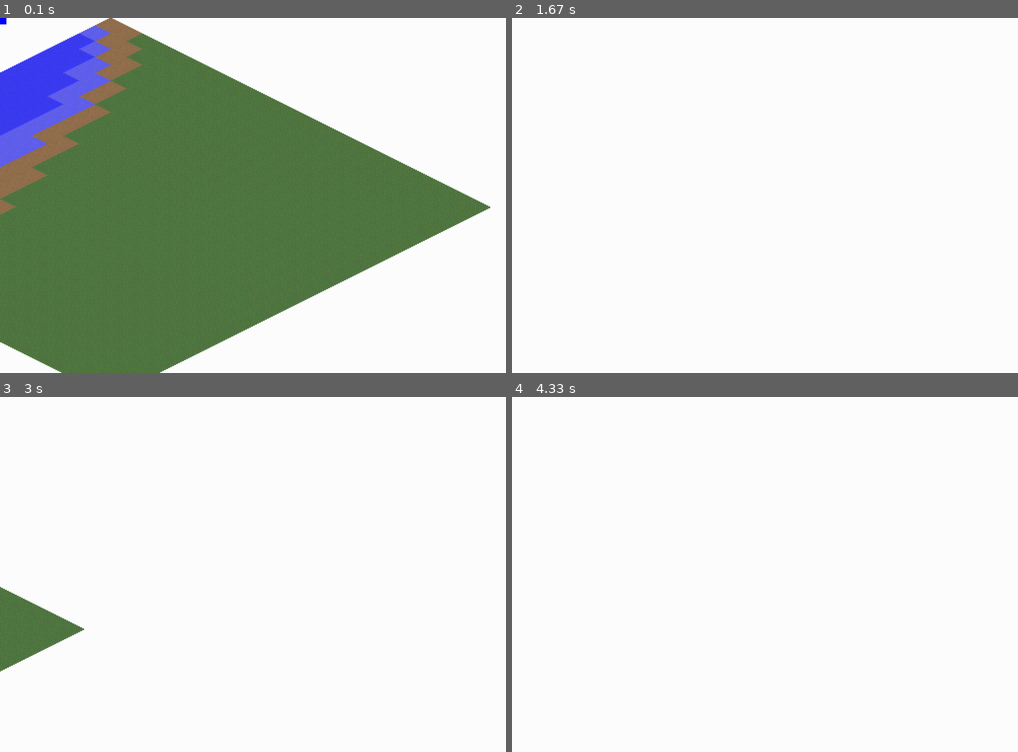
Above: before the commit, frames 1-4 (two rows, left to right).
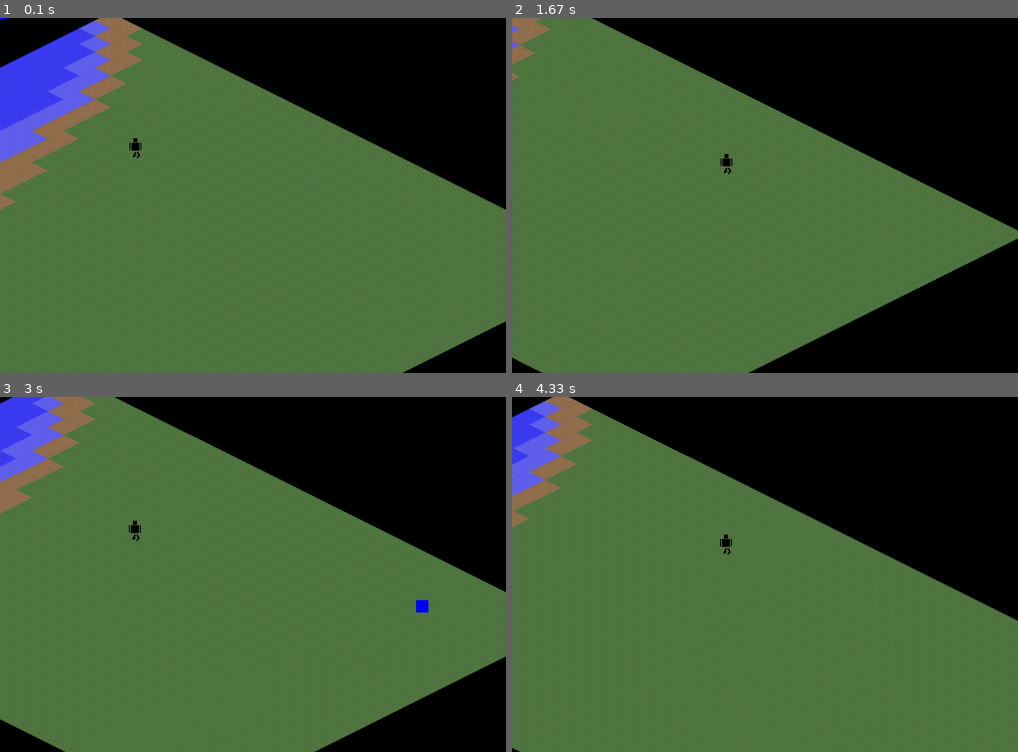
Above: after the commit, the same moments.

Repository: gurb/strategy-rpg-game-with-pygame
Game: pygame game, started from main.py
Same seed, same stepped clock (60 frames per second), same inputs: the game is played once before the commit and once after it.
Inputs:
- Up to frame 1 (0.1 s): no input
- Up to frame 2 (1.67 s): hold D 0.33-0.8 s; hold W 0.83-1.13 s; hold D 1.17-1.63 s
- Up to frame 3 (3 s): hold A 1.67-2.2 s; tap B at 2.23 s; hold S 2.57-2.87 s; hold A from 2.9 s (still down)
- Up to frame 4 (4.33 s): release A at 3.3 s; hold W 3.33-3.7 s; hold B from 3.73 s (still down); hold D from 3.73 s (still down)

The runs differ from the first frame. In frame 1, 43% of the frame differs, in the area x 0-100%, y 0-100%; in frame 2, 100%; in frame 3, 98%; in frame 4, 100%.

Commit message:
added building system

Diff:
--- /dev/null
+++ b/scripts/building.py
@@ -0,0 +1,46 @@
+import pygame
+import os
+
+class Build(pygame.sprite.Sprite):
+    def __init__(self, builds_group, pos):
+        self.groups = builds_group
+        pygame.sprite.Sprite.__init__(self, self.groups)
+        self.pos = pos
+        self.type = 0 # house as default
+        self.rect = pygame.Rect(self.pos[0], self.pos[1], 32, 32)
+
+class Building:
+    def __init__(self, app):
+        self.app = app
+        self.buildings = {
+            0 : {
+                "type"      : "house",
+                "counter"   : 0,
+                "image"     : pygame.image.load(os.path.join(os.path.dirname(__file__), 'graphics','house.png')),
+                "size"      : 4
+            }
+        }
+        self.active = False
+         # default
+
+    def update(self):
+        if self.active:
+            self.build()
+
+    def build(self):
+        pos = pygame.mouse.get_pos()
+        buttons = pygame.mouse.get_pressed()
+        print(buttons)
+        # Check if the rect collided with the mouse pos
+        # and if the left mouse button was pressed.
+        if buttons[0]:
+            Mouse = pygame.mouse.get_pos()
+            print("olustu")
+            Build(self.app.builds_group, Mouse)
+
+    def draw(self):
+        for sprite in self.app.builds_group:
+            self.app.display.blit(
+                self.buildings[sprite.type]["image"],
+                (sprite.pos[0], sprite.pos[1])
+            )
--- a/scripts/graphics/texture.py
+++ b/scripts/graphics/texture.py
@@ -72,3 +72,54 @@
         return (iso_pixel, surf_rect)
     else:
         return iso_pixel
+
+
+def generate_tex(texture=None, color_m=None, pixels_len=16, pixel_size=4, is_rect=False, smooth_val = 125, pos = (0,0), obj_array=None, alpha=False):
+    if alpha:
+        surf = pygame.Surface([pixels_len, pixels_len])
+        surf.fill((255,255,255))
+    else:
+        surf = pygame.Surface([pixels_len, pixels_len])
+    pixel_array = pygame.PixelArray(surf)
+    alpha_pixel = False
+    for col in range(16):
+        for row in range(16):
+            if texture:
+                if texture == _textures['grass']:
+                    color = 0x78955A
+                if texture == _textures['dirt']:
+                    color = 0x9b7653
+                if texture == _textures['brick']:
+                    color = 0xB53A15
+                    if col % 4 == 1:
+                        color = 0xBCAFA5 # Beige brick spacing
+            elif obj_array is not None:
+                if obj_array[col][row] == 11:
+                    color = 0x000000
+                    alpha_pixel = False
+                if obj_array[col][row] == 100:
+                    alpha_pixel = True
+            elif color_m:
+                color = color_m
+
+            if not alpha_pixel:
+                red     = (((color >> 16) & 0xff) * random.randint(smooth_val,255)//255) << 16
+                green   = (((color >> 8)  & 0xff) * random.randint(smooth_val,255)//255) << 8
+                blue    = (((color >> 0)  & 0xff) * random.randint(smooth_val,255)//255)
+
+                color = red | green | blue
+
+                pixel_array[row][col] = int(hex(color), 16)
+
+    # get a new surface that consist from pixel_array
+    surf = pixel_array.make_surface()
+    surf.set_colorkey((255,255,255))
+    # 16x16 -> pixel_size * 16 x pixel_size * 16
+    surf = pygame.transform.scale(surf, (pixels_len*pixel_size, pixels_len*pixel_size))
+    if is_rect:
+        surf_rect = surf.get_rect()
+        surf_rect.x = pos[0]
+        surf_rect.y = pos[1]
+        return (surf, surf_rect)
+    else:
+        return surf
--- /dev/null
+++ b/scripts/human.py
@@ -0,0 +1,107 @@
+import pygame
+from pygame import Vector2
+
+from scripts.graphics.texture import *
+from utils.colors import *
+## 48x48
+
+
+class BodyPart:
+    def __init__(self, w, h, color, pos, angle):
+        self.image = pygame.Surface([w,h], pygame.SRCALPHA)
+        self.image.fill(color)
+        self.pos = pos
+        self.rect = self.image.get_rect()
+        self.angle = angle
+        self.image = pygame.transform.rotate(self.image, self.angle)
+        self.pos = pos
+
+    def update(self):
+        self.image = pygame.transform.rotate(self.image, self.angle)
+
+COLOR = BLACK
+
+idle = {
+    "head"  : BodyPart(8,8, COLOR, (20,4), 0),
+    "chest" : BodyPart(16,16,COLOR, (16,13), 0),
+    "top_arm_1"   : BodyPart(2, 8, COLOR, (12,13), 0),
+    "top_arm_2"   : BodyPart(2, 8, COLOR, (34,13), 0),
+    "bottom_arm_1": BodyPart(2, 8, COLOR, (12,20), 0),
+    "bottom_arm_2": BodyPart(2, 8, COLOR, (34,20), 0),
+    "top_leg_1"   : BodyPart(2, 10, COLOR, (19,31), 0),
+    "top_leg_2"   : BodyPart(2, 10, COLOR, (27,31), 0),
+    "bottom_leg_1": BodyPart(2, 8, COLOR, (19,38), 0),
+    "bottom_leg_2": BodyPart(2, 8, COLOR, (27,38), 0),
+}
+
+run_1 = {
+    "head"  : BodyPart(8,8, COLOR, (20,4), 0),
+    "chest" : BodyPart(16,16,COLOR, (16,13), 0),
+    "top_arm_1"   : BodyPart(2, 8, COLOR, (12,13), 0),
+    "top_arm_2"   : BodyPart(2, 8, COLOR, (34,13), 0),
+    "bottom_arm_1": BodyPart(2, 8, COLOR, (12,20), 0),
+    "bottom_arm_2": BodyPart(2, 8, COLOR, (34,20), 0),
+    "top_leg_1"   : BodyPart(3, 10, COLOR, (19,31), -30),
+    "top_leg_2"   : BodyPart(3, 10, COLOR, (27,31), 30),
+    "bottom_leg_1": BodyPart(2, 8, COLOR, (19,38), -60),
+    "bottom_leg_2": BodyPart(2, 8, COLOR, (27,38), -30),
+}
+
+class Human(pygame.sprite.Sprite):
+    def __init__(self, sprites_group, name, w=48, h=48):
+        self.groups = sprites_group
+        pygame.sprite.Sprite.__init__(self, self.groups)
+        self.name = name
+        self.image = pygame.Surface([w, h], pygame.SRCALPHA)
+
+
+        self.merge_parts(self.image, run_1)
+
+        # self.image = pygame.transform.scale(self.image, (24,24))
+        self.rect = self.image.get_rect()
+        self.pos = Vector2(250,250)
+        self.rect.topleft = (250, 250)
+        self.h = 10
+
+        self.is_move = False
+
+    def merge_parts(self, surface, parts):
+        for key in parts:
+            surface.blit(
+                parts[key].image,
+                parts[key].pos
+            )
+
+    def update(self):
+        self.get_event()
+        self.rect.topleft = self.pos
+
+    def cart_to_iso(self, cart):
+        if cart.x == 0:
+            return Vector2(cart.x - cart.y / 2, cart.x + cart.y / 4) # y-axis movement
+        else:
+            return Vector2(cart.x/2 - cart.y, cart.x / 4 - cart.y) # x-axis movement
+
+    def get_event(self):
+        keys = pygame.key.get_pressed()
+        is_press = any(keys)
+        if keys[pygame.K_w]:
+            self.v = self.cart_to_iso(Vector2(0, -self.h))
+            self.move(self.v)
+        elif keys[pygame.K_s]:
+            self.v = self.cart_to_iso(Vector2(0, +self.h))
+            self.move(self.v)
+        elif keys[pygame.K_a]:
+            self.v = self.cart_to_iso(Vector2(-self.h, 0))
+            self.move(self.v)
+        elif keys[pygame.K_d]:
+            self.v = self.cart_to_iso(Vector2(+self.h, 0))
+            self.move(self.v)
+        if is_press is False:
+            self.v = Vector2(0,0)
+            self.is_move = False
+
+    def move(self, v):
+        self.pos.x += v.x
+        self.pos.y += v.y
+        self.is_move = True
--- a/scripts/tilemap.py
+++ b/scripts/tilemap.py
@@ -22,7 +22,7 @@
     "chunk_surfaces" : pygame.Surface((TILE_SIZE * CHUNK_LEN, TILE_SIZE/2 * CHUNK_LEN))
 }
 # dimension of each tiles
-TILE_SIZE = 64
+# TILE_SIZE = 16
 
 # texture of colors
 YELLOW  = (255, 255, 0)
--- a/src/app.py
+++ b/src/app.py
@@ -1,6 +1,8 @@
 import pygame
 
 from scripts.player import Player
+from scripts.human import Human
+from scripts.building import Building
 from scripts.tilemap import *
 from scripts.camera import Camera
 
@@ -13,18 +15,28 @@
     def generate(self):
         self.sprites_group = pygame.sprite.Group()
         self.chunks_group = pygame.sprite.Group()
+        self.builds_group = pygame.sprite.Group()
         self.player = Player(self.sprites_group, (0,0), (25,25), (0,0,255))
+        self.human = Human(self.sprites_group, "test_1")
         self.chunks = generate_chunk(self.chunks_group, generate_map())
-        self.camera = Camera(self.player, 640, 480, self.chunks_group)
+        self.camera = Camera(self.human, 640, 480, self.chunks_group)
+        self.building = Building(self)
+
 
     def handle_event(self):
         for event in pygame.event.get():
             if event.type == pygame.QUIT:
                 self.running = False
+            if event.type == pygame.KEYDOWN:
+                if event.key == pygame.K_b:
+                    print("basti")
+                    if self.building.active: self.building.active = False
+                    else: self.building.active = True
 
     def draw(self):
-        self.display.fill((255,255,255))
+        self.display.fill((0,0,0))
         draw_map(self.display, self.chunks, self.camera)
+        self.building.draw()
         for sprite in self.sprites_group:
             self.display.blit(sprite.image, (sprite.rect.topleft + self.camera.offset))
 
--- /dev/null
+++ b/utils/colors.py
@@ -0,0 +1,6 @@
+WHITE = (255,255,255)
+BLACK = (0,0,0)
+BLUE = (0,0,255)
+RED = (255,0,0)
+GREEN = (0,255,0)
+YELLOW = (255,255,0)
Not shown, changed: README.md
Binary file added: assets/get_layer/arm1.png
Binary file added: assets/get_layer/arm2.png
Binary file added: assets/get_layer/chest.png
Binary file added: assets/get_layer/foot.png
Binary file added: assets/get_layer/head.png
Binary file added: assets/get_layer/leg.png
Binary file added: assets/get_layer/legdown.png
Binary file added: assets/get_layer/library/arm1.png
Binary file added: assets/get_layer/library/arm2.png
Binary file added: assets/get_layer/library/chest.png
Binary file added: assets/get_layer/library/foot.png
(and 9 more such lines)
